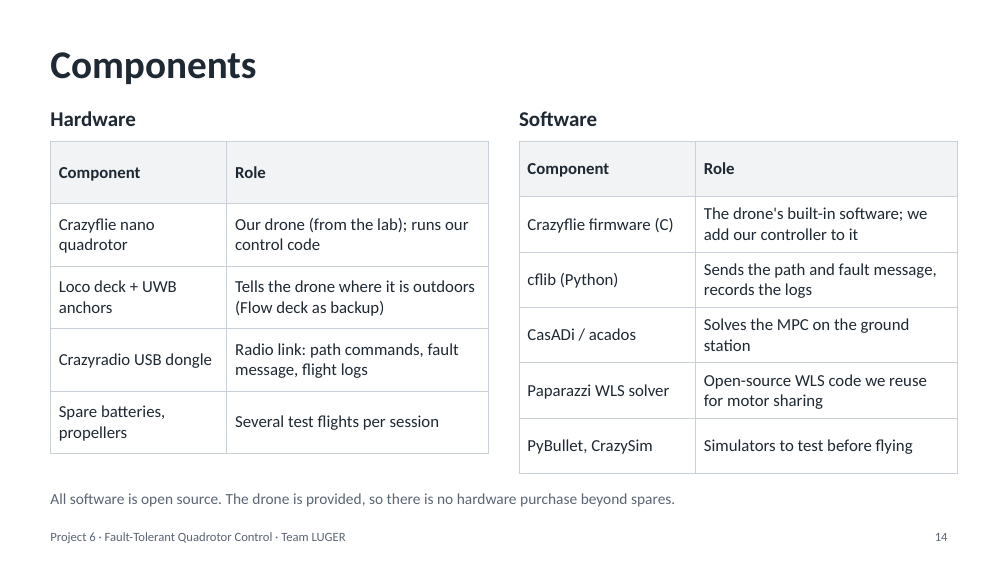
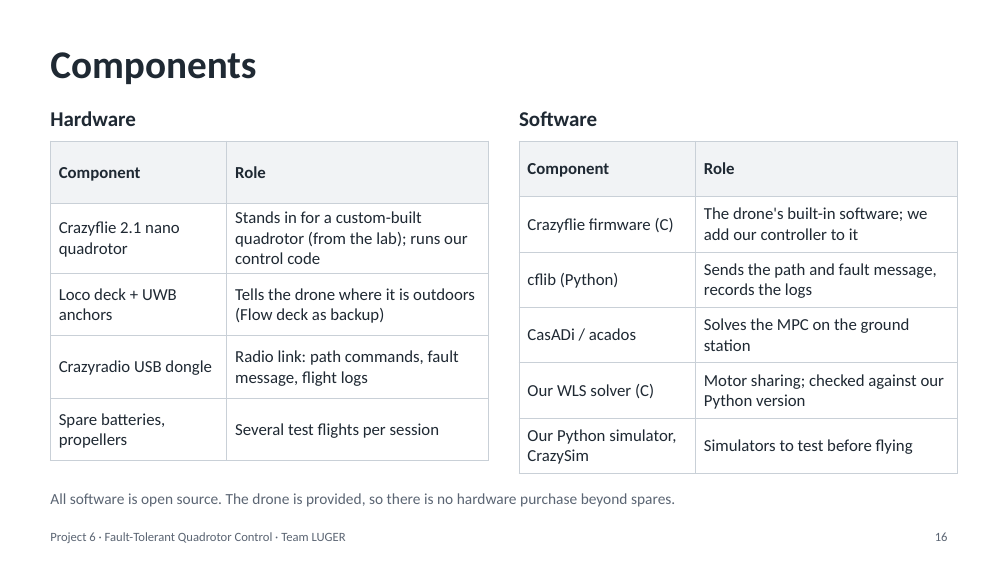
Before and after one commit to Pavaneswar6699/UAV_FAULT_TOLERANT_QUADROTOR_CONTROL, a slide deck: slide 16 of Fault-Tolerant Quadrotor Control - Crazyflie.pptx (slide 14 before the commit). Drawn at 1008x567 pixels with LibreOffice and Linux fonts; fonts in the diff are those of the drawing. Boxes give left, top, right and bottom in pixels: in the first picture for what was removed or moved away, otherwise in the second. Text is boxed around its words. In the diff, an @@ line names an element or a change of style, - is before the commit and + after.

```diff
--- a/Fault-Tolerant Quadrotor Control - Crazyflie.pptx
+++ b/Fault-Tolerant Quadrotor Control - Crazyflie.pptx
@@ table at <box>50,141,489,452</box> @@
-row 2, column 1: Crazyflie nano quadrotor
+row 2, column 1: Crazyflie 2.1 nano quadrotor
-row 2, column 2: Our drone (from the lab); runs our control code
+row 2, column 2: Stands in for a custom-built quadrotor (from the lab); runs our control code
@@ table at <box>519,141,958,468</box> @@
-row 5, column 1: Paparazzi WLS solver
+row 5, column 1: Our WLS solver (C)
-row 5, column 2: Open-source WLS code we reuse for motor sharing
+row 5, column 2: Motor sharing; checked against our Python version
-row 6, column 1: PyBullet, CrazySim
+row 6, column 1: Our Python simulator, CrazySim
@@ page number at <box>935,532,948,541</box>: text changed @@
-14
+16
```
Also in this commit, not shown: 6 other slides changed, 2 slides added.
